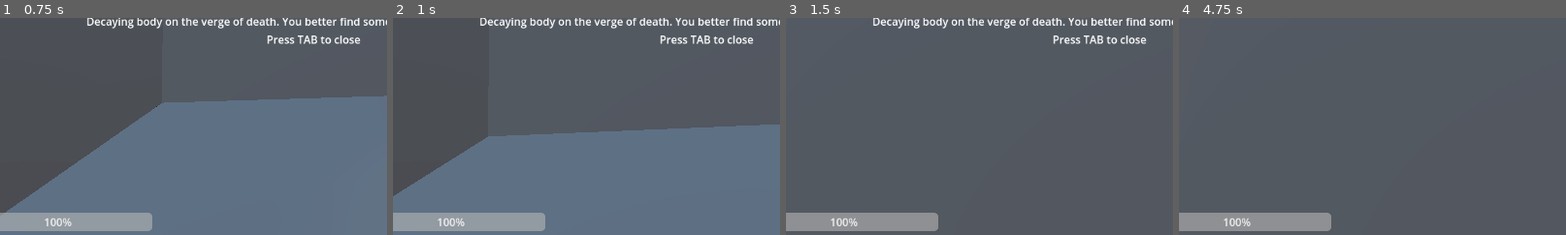
Above: before the commit, frames 1-4 (left to right).
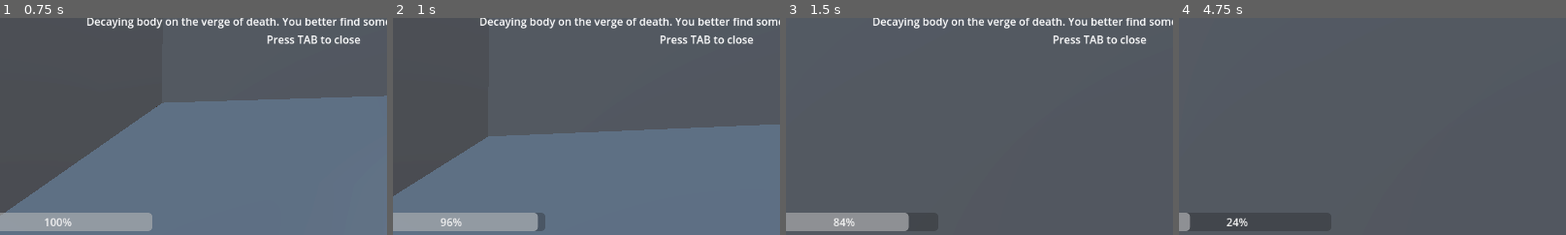
Above: after the commit, the same moments.

Repository: city-high-rider/soulswap
Game: Godot game, scene res://test_level.tscn
Two runs of this game, one before a commit and one after it. Both use one fixed random seed, a clock stepped at 60 frames per second and the inputs below.
Inputs (mouse positions are % of the whole screen's width and height, from its top left):
- Up to frame 1 (0.75 s): move the mouse to (55, 50) at 0.52 s; hold W (forward) from 0.53 s (still down); tap F (possess) at 0.6 s
- Up to frame 2 (1 s): keep holding W (forward); tap Space (jump) at 0.77 s
- Up to frame 3 (1.5 s): keep holding W (forward); move the mouse to (45, 50) at 1.27 s; click (45, 50) at 1.35 s
- Up to frame 4 (4.75 s): keep holding W (forward); tap Space (jump) at 1.52, 3.02, 3.5, 3.77, 4.52 s; tap Enter at 2 s; move the mouse to (52, 48) at 2.02 s; tap Tab (toggle_info) at 2.1, 4.35 s; move the mouse to (49, 52) at 2.77 s; tap F (possess) at 2.85 s; move the mouse to (57, 51) at 3.52 s; press the mouse at (57, 51) at 3.53 s; move the mouse to (42, 49) at 4.27 s; release the mouse at (42, 49) at 4.28 s
The pictures show only the part of the screen within x 10-59%, y 50-100%; the shares and areas given below are measured in that part.

Frame 1 is identical in both runs. In frame 2, 0.3% of the frame differs, in the area x 11-40%, y 89-99%; in frame 3, 0.8%; in frame 4, 3.1%, in the area x 2-40%, y 89-99%.

Commit message:
made AI shoot

Diff:
--- a/components/states/ai_states/roller_strafe.gd
+++ b/components/states/ai_states/roller_strafe.gd
@@ -20,7 +20,11 @@
 var time_until_change_direction : float = change_direction_time
 
 func enter() -> void:
+	user.primary_depressed = true
 	target = PlayerInfo.current_player_shell
+
+func exit() -> void:
+	user.primary_depressed = false
 
 func handle_physics(delta: float) -> void:
 	if !is_instance_valid(target):
@@ -33,5 +37,6 @@
 	user.mouse_direction = look_towards_y(target.global_transform.origin, 3* PI/2, delta)
 	user.input_direction = Vector2(current_strafe_direction, 0)
 
+
 	if user.global_transform.origin.distance_to(target.global_transform.origin) > break_strafe_distance:
 		state_machine.switch_state(pursuit_state)
